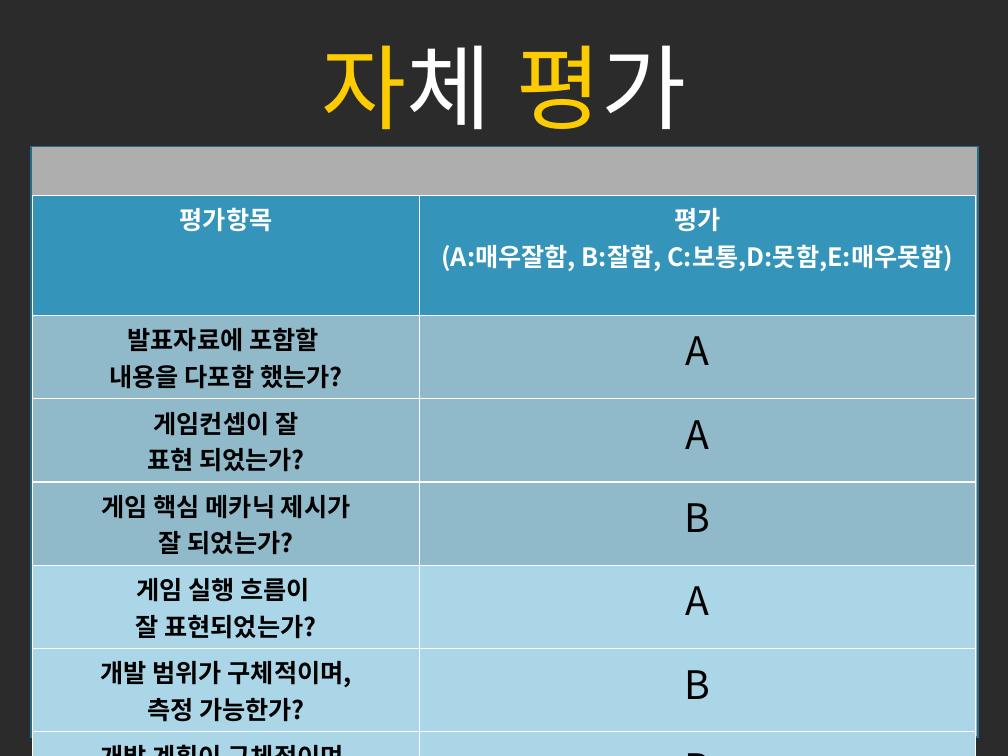
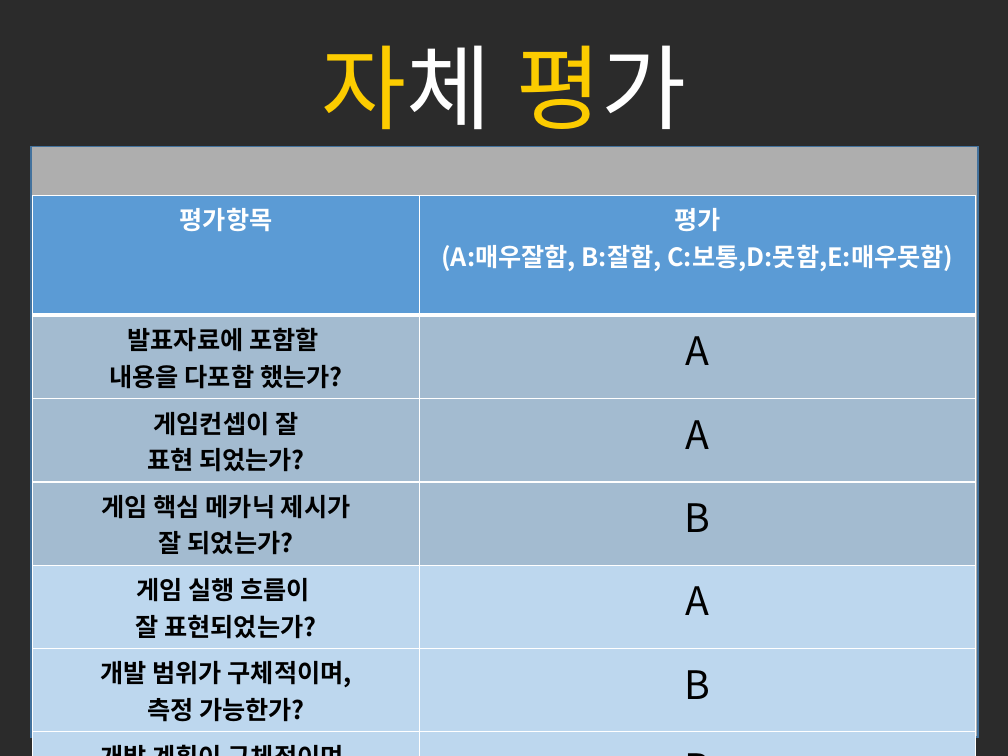
Before and after one commit to leejunguk/2dgample, a slide deck: slide 7 of 2차과제 2013180030 이정욱.pptx (slide 9 before the commit). Drawn at 1008x756 pixels with LibreOffice and Linux fonts; fonts in the diff are those of the drawing; background and template pictures are left out; a plain dark background stands for a picture behind light text. Boxes give left, top, right and bottom in pixels: in the first picture for what was removed or moved away, otherwise in the second. Text is boxed around its words. In the diff, an @@ line names an element or a change of style, - is before the commit and + after.

```diff
--- a/2차과제 2013180030 이정욱.pptx
+++ b/2차과제 2013180030 이정욱.pptx
@@ rectangle at (31, 146, 979, 737): outline #266D8A 1 pt to #43739E 1 pt @@
@@ table at (33, 196, 976, 726) @@
@@ fill #3494BA to #5B9BD5 in row 1 @@
@@ fill #7FC1DB at 62% opacity to #9DC3E6 at 62% opacity in 6 cells @@
@@ fill #AAD6E7 to #BDD7EE in 6 cells @@
```
Also in this commit, not shown: 5 other slides changed, 1 slide added, 3 slides removed.
